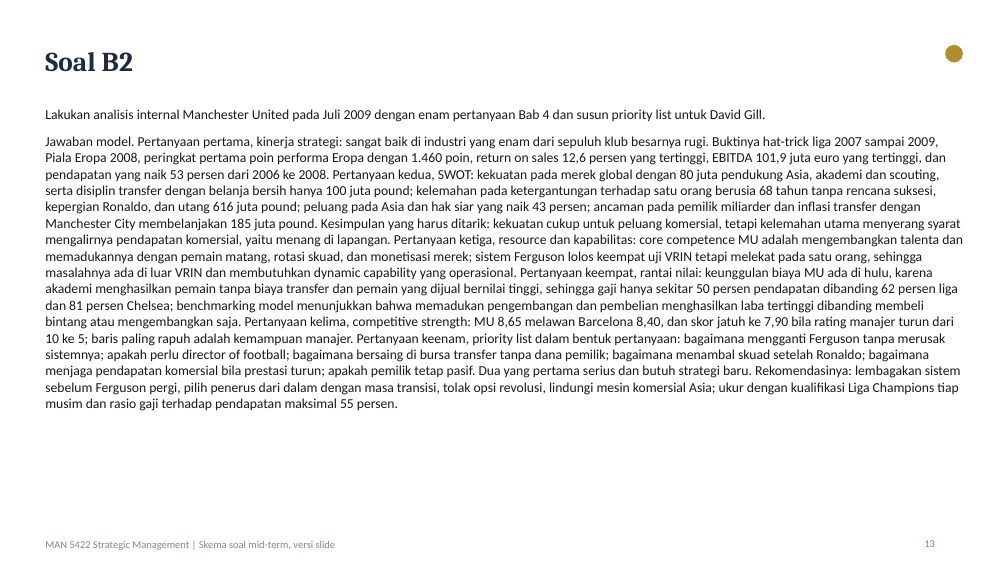
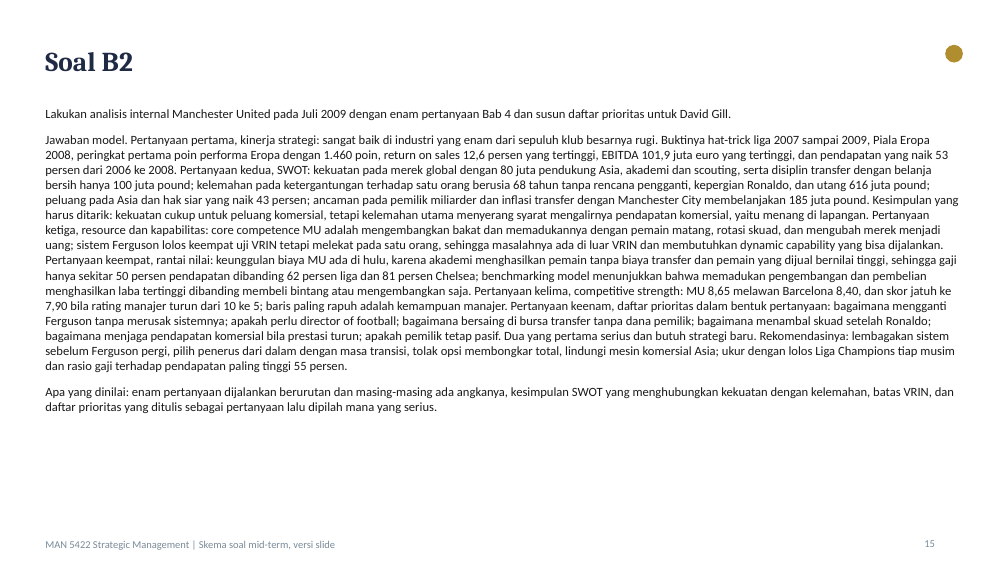
Before and after one commit to aslihabnuri/Dom-Manipulation, a slide deck: slide 15 of Materi_SM_MidTerm/Skema_Soal_dan_Jawaban_Model_MidTerm.pptx (slide 13 before the commit). Drawn at 1008x567 pixels with LibreOffice and Linux fonts; fonts in the diff are those of the drawing. Boxes give left, top, right and bottom in pixels: in the first picture for what was removed or moved away, otherwise in the second. Text is boxed around its words. In the diff, an @@ line names an element or a change of style, - is before the commit and + after.

```diff
--- a/Materi_SM_MidTerm/Skema_Soal_dan_Jawaban_Model_MidTerm.pptx
+++ b/Materi_SM_MidTerm/Skema_Soal_dan_Jawaban_Model_MidTerm.pptx
@@ text at <box>45,109,959,413</box>: text changed; size 13 to 12 pt @@
-Lakukan analisis internal Manchester United pada Juli 2009 dengan enam pertanyaan Bab 4 dan susun priority list untuk David Gill.
-Jawaban model. Pertanyaan pertama, kinerja strategi: sangat baik di industri yang enam dari sepuluh klub besarnya rugi. Buktinya hat-trick liga 2007 sampai 2009, Piala Eropa 2008, peringkat pertama poin performa Eropa dengan 1.460 poin, return on sales 12,6 persen yang tertinggi, EBITDA 101,9 juta euro yang tertinggi, dan pendapatan yang naik 53 persen dari 2006 ke 2008. Pertanyaan kedua, SWOT: kekuatan pada merek global dengan 80 juta pendukung Asia, akademi dan scouting, serta disiplin transfer dengan belanja bersih hanya 100 juta pound; kelemahan pada ketergantungan terhadap satu orang berusia 68 tahun tanpa rencana suksesi, kepergian Ronaldo, dan utang 616 juta pound; peluang pada Asia dan hak siar yang naik 43 persen; ancaman pada pemilik miliarder dan inflasi transfer dengan Manchester City membelanjakan 185 juta pound. Kesimpulan yang harus ditarik: kekuatan cukup untuk peluang komersial, tetapi kelemahan utama menyerang syarat mengalirnya pendapatan komersial, yaitu menang di lapangan. Pertanyaan ketiga, resource dan kapabilitas: core competence MU adalah mengembangkan talenta dan memadukannya dengan pemain matang, rotasi skuad, dan monetisasi merek; sistem Ferguson lolos keempat uji VRIN tetapi melekat pada satu orang, sehingga masalahnya ada di luar VRIN dan membutuhkan dynamic capability yang operasional. Pertanyaan keempat, rantai nilai: keunggulan biaya MU ada di hulu, karena akademi menghasilkan pemain tanpa biaya transfer dan pemain yang dijual bernilai tinggi, sehingga gaji hanya sekitar 50 persen pendapatan dibanding 62 persen liga dan 81 persen Chelsea; benchmarking model menunjukkan bahwa memadukan pengembangan dan pembelian menghasilkan laba tertinggi dibanding membeli bintang atau mengembangkan saja. Pertanyaan kelima, competitive strength: MU 8,65 melawan Barcelona 8,40, dan skor jatuh ke 7,90 bila rating manajer turun dari 10 ke 5; baris paling rapuh adalah kemampuan manajer. Pertanyaan keenam, priority list dalam bentuk pertanyaan: bagaimana mengganti Ferguson tanpa merusak sistemnya; apakah perlu director of football; bagaimana bersaing di bursa transfer tanpa dana pemilik; bagaimana menambal skuad setelah Ronaldo; bagaimana menjaga pendapatan komersial bila prestasi turun; apakah pemilik tetap pasif. Dua yang pertama serius dan butuh strategi baru. Rekomendasinya: lembagakan sistem sebelum Ferguson pergi, pilih penerus dari dalam dengan masa transisi, tolak opsi revolusi, lindungi mesin komersial Asia; ukur dengan kualifikasi Liga Champions tiap musim dan rasio gaji terhadap pendapatan maksimal 55 persen.
+Lakukan analisis internal Manchester United pada Juli 2009 dengan enam pertanyaan Bab 4 dan susun daftar prioritas untuk David Gill.
+Jawaban model. Pertanyaan pertama, kinerja strategi: sangat baik di industri yang enam dari sepuluh klub besarnya rugi. Buktinya hat-trick liga 2007 sampai 2009, Piala Eropa 2008, peringkat pertama poin performa Eropa dengan 1.460 poin, return on sales 12,6 persen yang tertinggi, EBITDA 101,9 juta euro yang tertinggi, dan pendapatan yang naik 53 persen dari 2006 ke 2008. Pertanyaan kedua, SWOT: kekuatan pada merek global dengan 80 juta pendukung Asia, akademi dan scouting, serta disiplin transfer dengan belanja bersih hanya 100 juta pound; kelemahan pada ketergantungan terhadap satu orang berusia 68 tahun tanpa rencana pengganti, kepergian Ronaldo, dan utang 616 juta pound; peluang pada Asia dan hak siar yang naik 43 persen; ancaman pada pemilik miliarder dan inflasi transfer dengan Manchester City membelanjakan 185 juta pound. Kesimpulan yang harus ditarik: kekuatan cukup untuk peluang komersial, tetapi kelemahan utama menyerang syarat mengalirnya pendapatan komersial, yaitu menang di lapangan. Pertanyaan ketiga, resource dan kapabilitas: core competence MU adalah mengembangkan bakat dan memadukannya dengan pemain matang, rotasi skuad, dan mengubah merek menjadi uang; sistem Ferguson lolos keempat uji VRIN tetapi melekat pada satu orang, sehingga masalahnya ada di luar VRIN dan membutuhkan dynamic capability yang bisa dijalankan. Pertanyaan keempat, rantai nilai: keunggulan biaya MU ada di hulu, karena akademi menghasilkan pemain tanpa biaya transfer dan pemain yang dijual bernilai tinggi, sehingga gaji hanya sekitar 50 persen pendapatan dibanding 62 persen liga dan 81 persen Chelsea; benchmarking model menunjukkan bahwa memadukan pengembangan dan pembelian menghasilkan laba tertinggi dibanding membeli bintang atau mengembangkan saja. Pertanyaan kelima, competitive strength: MU 8,65 melawan Barcelona 8,40, dan skor jatuh ke 7,90 bila rating manajer turun dari 10 ke 5; baris paling rapuh adalah kemampuan manajer. Pertanyaan keenam, daftar prioritas dalam bentuk pertanyaan: bagaimana mengganti Ferguson tanpa merusak sistemnya; apakah perlu director of football; bagaimana bersaing di bursa transfer tanpa dana pemilik; bagaimana menambal skuad setelah Ronaldo; bagaimana menjaga pendapatan komersial bila prestasi turun; apakah pemilik tetap pasif. Dua yang pertama serius dan butuh strategi baru. Rekomendasinya: lembagakan sistem sebelum Ferguson pergi, pilih penerus dari dalam dengan masa transisi, tolak opsi membongkar total, lindungi mesin komersial Asia; ukur dengan lolos Liga Champions tiap musim dan rasio gaji terhadap pendapatan paling tinggi 55 persen.
+Apa yang dinilai: enam pertanyaan dijalankan berurutan dan masing-masing ada angkanya, kesimpulan SWOT yang menghubungkan kekuatan dengan kelemahan, batas VRIN, dan daftar prioritas yang ditulis sebagai pertanyaan lalu dipilah mana yang serius.
```
Also in this commit, not shown: 21 other slides changed, 4 slides added, 5 other files.
